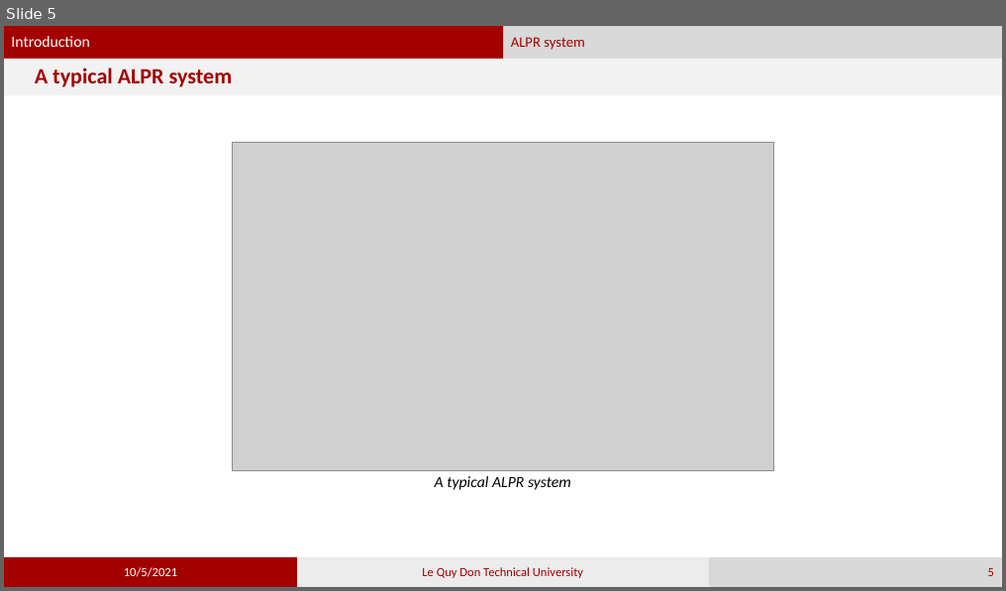
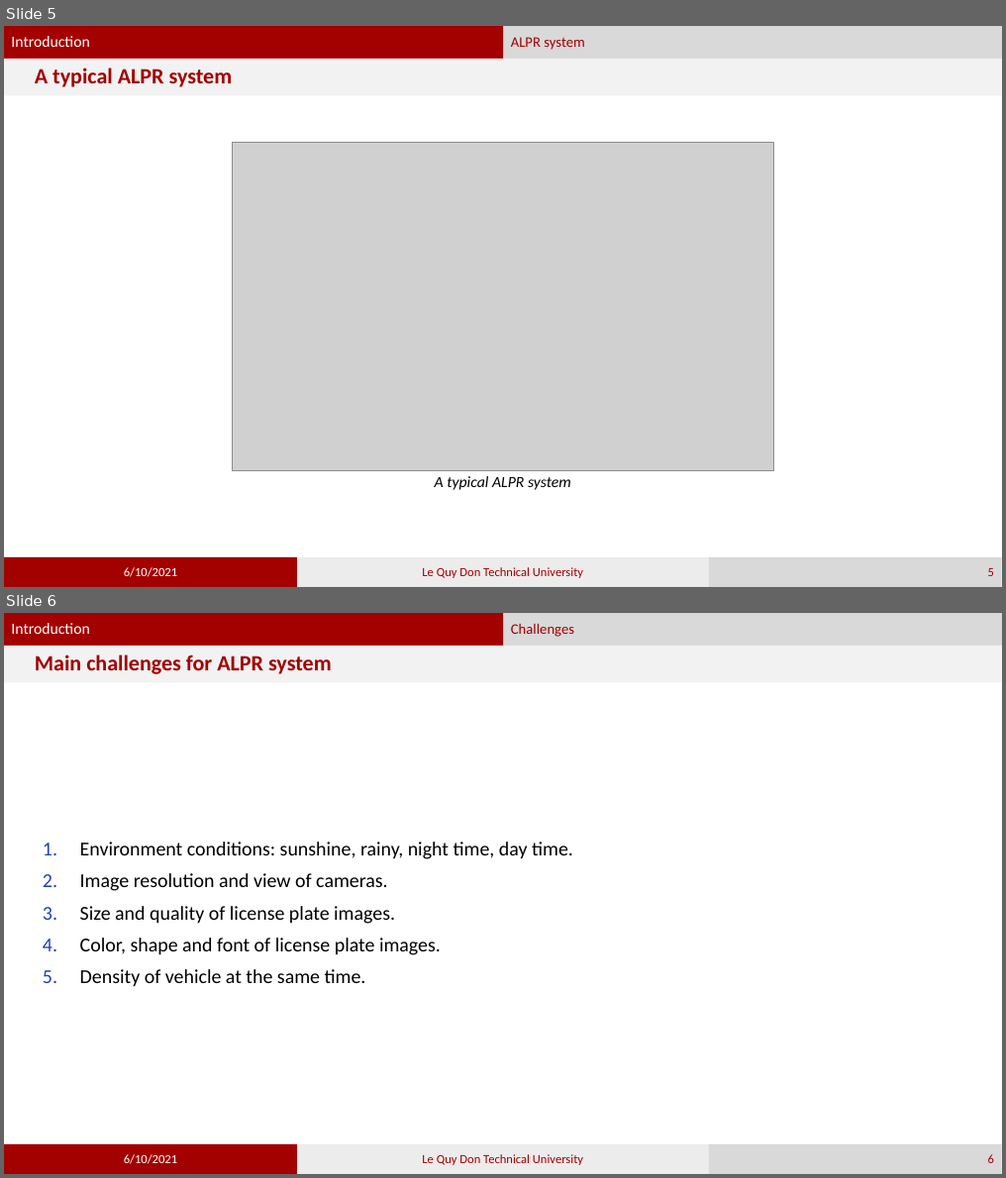
Before and after one commit to phamvandan/graduated-thesis-2021, a slide deck: my_template.pptx. Shown one above the other, each under a label of ours: slide 5 before the commit, slides 5 and 6 after it. The pictures are 1006x591 and 1006x1178 pixels, drawn with LibreOffice and Linux fonts; fonts in the diff are those of the drawing; grey boxes stand for pictures. Boxes give left, top, right and bottom in pixels: in the first picture for what was removed or moved away, otherwise in the second. Text is boxed around its words. In the diff, an @@ line names an element or a change of style, - is before the commit and + after.

```diff
--- a/my_template.pptx
+++ b/my_template.pptx
@@ slide 6 added at (x1=4, y1=613, x2=1002, y2=1174), background #FFFFFF; not listed: 2 template elements that a slide beside it also shows @@
@@ text added at (x1=4, y1=613, x2=503, y2=646), fill #A30000, 15 pt, text #FFFFFF @@
+Introduction
@@ text added at (x1=503, y1=613, x2=1002, y2=646), fill #D9D9D9, 14 pt, text #A30000 @@
+Challenges
@@ title added at (x1=4, y1=646, x2=1002, y2=682), fill #F2F2F2, 21 pt, text #A30000, bold @@
+Main challenges for ALPR system
@@ text added at (x1=80, y1=842, x2=573, y2=987), 19 pt, text #000000 @@
+1. Environment conditions: sunshine, rainy, night time, day time.
+2. Image resolution and view of cameras.
+3. Size and quality of license plate images.
+4. Color, shape and font of license plate images.
+5. Density of vehicle at the same time.
@@ rectangle added at (x1=4, y1=1145, x2=297, y2=1174), fill #A30000, 12 pt, text #FFFFFF @@
+6/10/2021
@@ rectangle added at (x1=297, y1=1145, x2=709, y2=1174), fill #ECECEC, 12 pt, text #A30000 @@
+Le Quy Don Technical University
@@ page number added at (x1=709, y1=1145, x2=1002, y2=1174), fill #D9D9D9, 12 pt, text #A30000 @@
+6
@@ slide 5 changed as well @@
@@ text in rectangle at (x1=124, y1=568, x2=177, y2=577): text changed @@
-10/5/2021
+6/10/2021
```
Also in this commit, not shown: 4 other slides changed, 7 other slides added.
